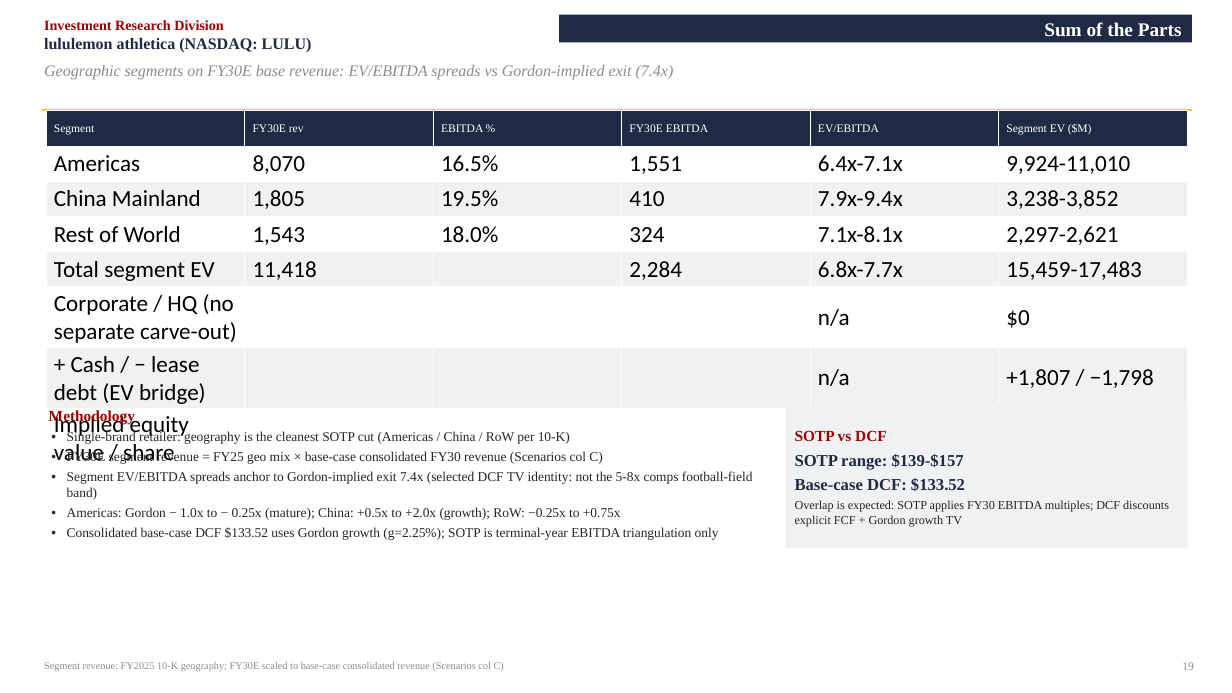
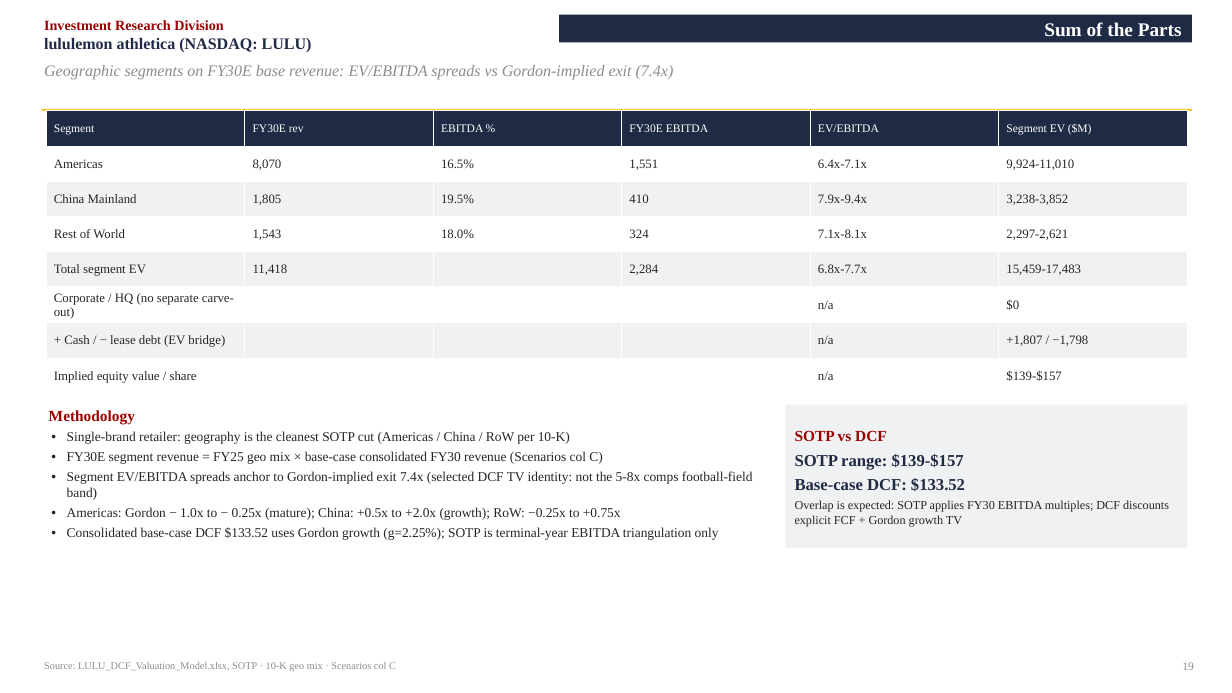
Before and after one commit to vengeanceaiUSC/RM, a slide deck: slide 19 of LULU/LULU_Investment_Pitch_Deck.pptx. Drawn at 1232x693 pixels with LibreOffice and Linux fonts; fonts in the diff are those of the drawing. Boxes give left, top, right and bottom in pixels: in the first picture for what was removed or moved away, otherwise in the second. Text is boxed around its words. In the diff, an @@ line names an element or a change of style, - is before the commit and + after.

```diff
--- a/LULU/LULU_Investment_Pitch_Deck.pptx
+++ b/LULU/LULU_Investment_Pitch_Deck.pptx
@@ table at (46, 111, 1188, 393) @@
@@ size 18 to 10 pt, font Calibri to Times New Roman, text colour #000000 to #262626 in "Americas", "8,070", "16.5%", "1,551" and 28 more places @@
@@ text at (44, 662, 396, 671): text changed @@
-Segment revenue: FY2025 10-K geography; FY30E scaled to base-case consolidated revenue (Scenarios col C)
+Source: LULU_DCF_Valuation_Model.xlsx, SOTP · 10-K geo mix · Scenarios col C
```
Also in this commit, not shown: 9 other slides changed, 1 other file.
